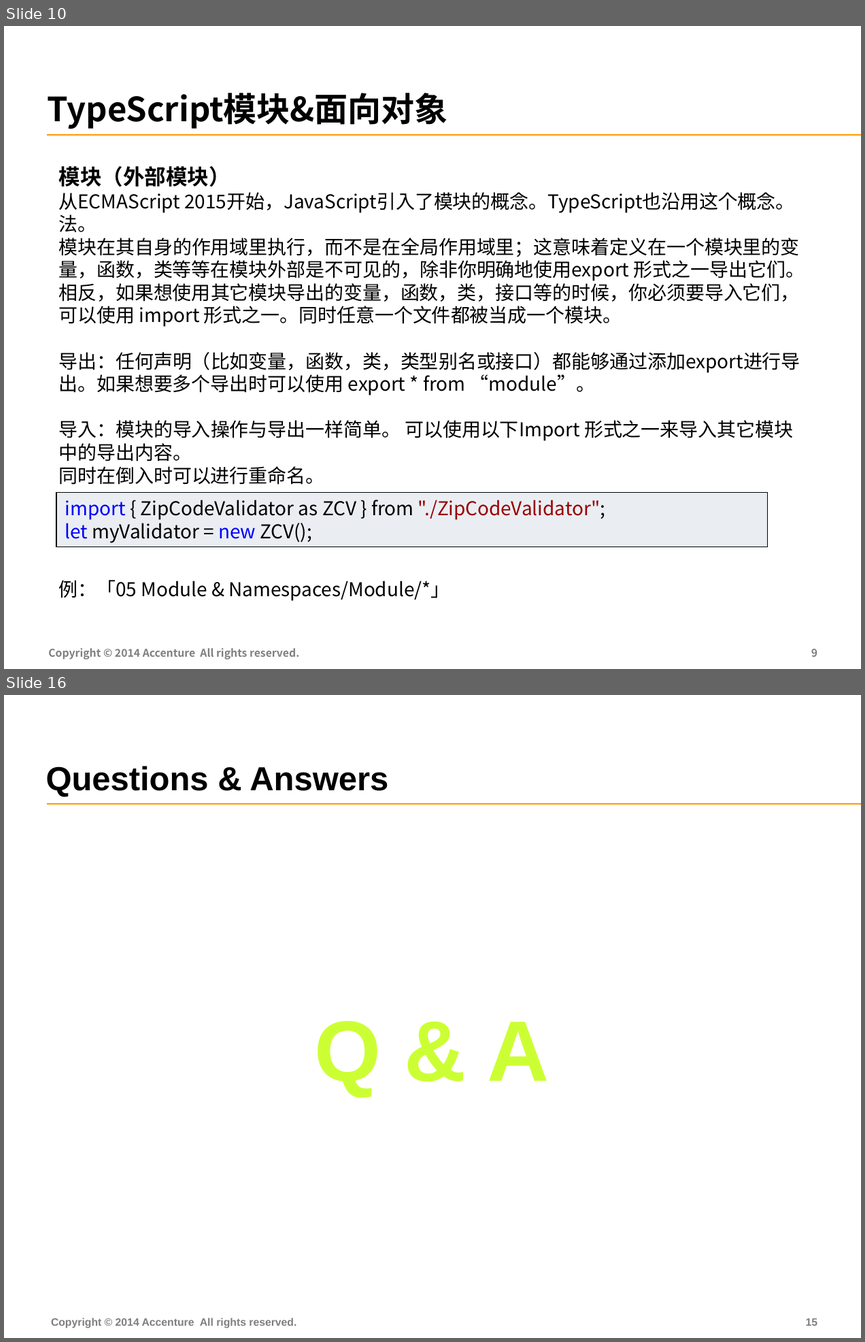
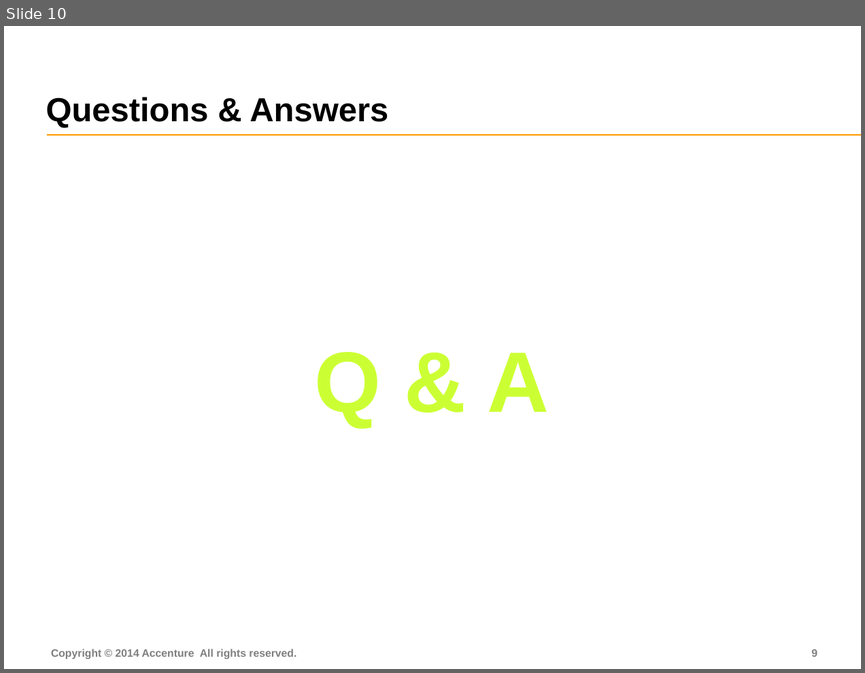
Before and after one commit to FS-Angular-Interest-Group/AngularTraining, a slide deck: PPT/04-Accenture-FS-Angular-Router.pptx. Shown one above the other, each under a label of ours: slides 10 and 16 before the commit, slide 10 after it; the slides between them are not shown. The pictures are 865x1342 and 865x673 pixels, drawn with LibreOffice and Linux fonts; fonts in the diff are those of the drawing. Boxes give left, top, right and bottom in pixels: in the first picture for what was removed or moved away, otherwise in the second. Text is boxed around its words. In the diff, an @@ line names an element or a change of style, - is before the commit and + after.

```diff
--- a/PPT/04-Accenture-FS-Angular-Router.pptx
+++ b/PPT/04-Accenture-FS-Angular-Router.pptx
@@ slide 10 removed at [4,26,861,669], background #FFFFFF; not listed: 1 template element that a slide beside it also shows @@
@@ text removed at [47,93,447,129] @@
-TypeScript模块&面向对象
@@ text removed at [59,166,804,601] @@
-模块（外部模块）
-从ECMAScript 2015开始，JavaScript引入了模块的概念。TypeScript也沿用这个概念。
-法。
-模块在其自身的作用域里执行，而不是在全局作用域里；这意味着定义在一个模块里的变量，函数，类等等在模块外部是不可见的，除非你明确地使用export 形式之一导出它们。 相反，如果想使用其它模块导出的变量，函数，类，接口等的时候，你必须要导入它们，可以使用 import 形式之一。同时任意一个文件都被当成一个模块。
-导出：任何声明（比如变量，函数，类，类型别名或接口）都能够通过添加export进行导出。如果想要多个导出时可以使用 export * from “module”。
-导入：模块的导入操作与导出一样简单。 可以使用以下Import 形式之一来导入其它模块中的导出内容。
-同时在倒入时可以进行重命名。
-例：「05 Module & Namespaces/Module/*」
@@ rectangle removed at [56,492,768,547] @@
-import { ZipCodeValidator as ZCV } from "./ZipCodeValidator";
-let myValidator = new ZCV();
@@ text removed at [48,648,299,659] @@
-Copyright © 2014 Accenture All rights reserved.
@@ page number removed at [811,648,817,656] @@
-9
@@ what was slide 16 is now slide 10 @@
@@ page number at [811,649,817,656]: text changed @@
-15
+9
```
Also in this commit, not shown: 6 slides changed, 1 slide added, 6 other slides removed, 2 other files.
